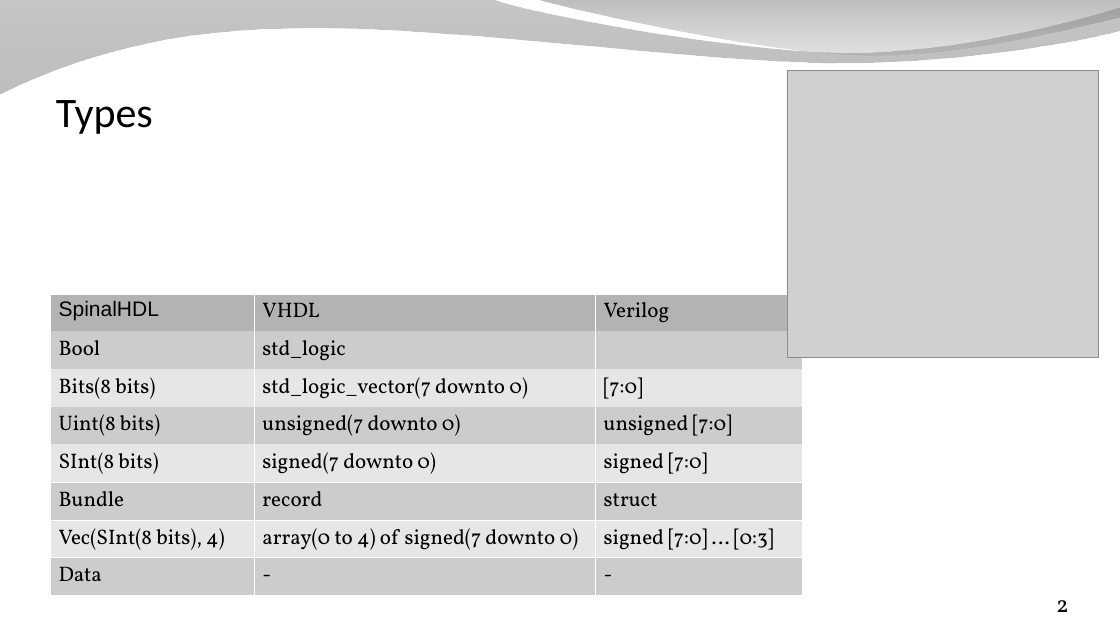
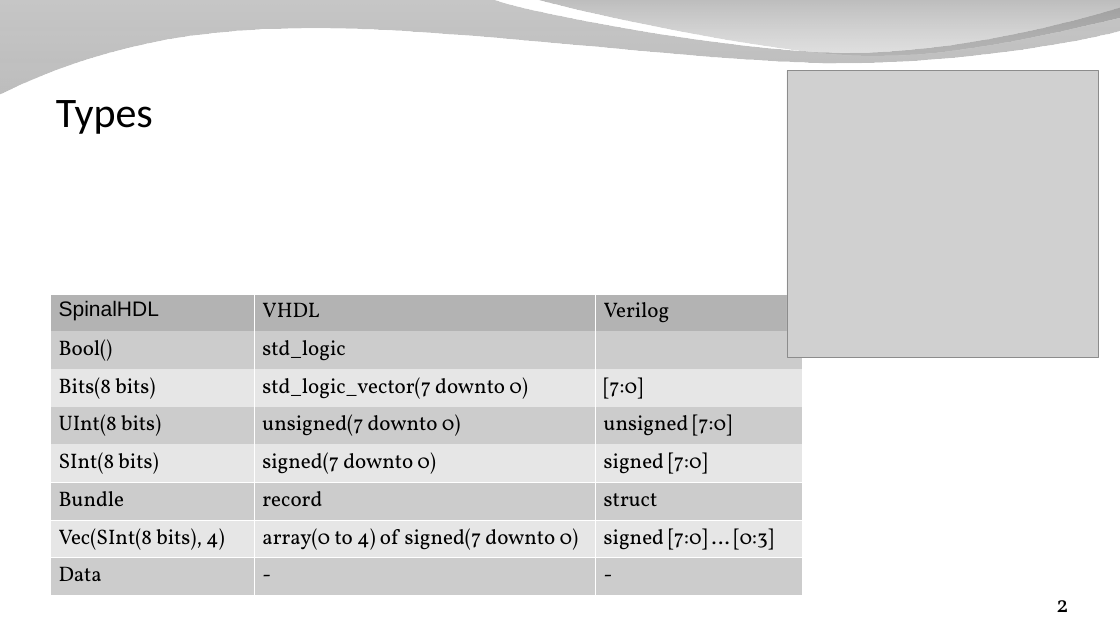
Before and after one commit to SpinalHDL/SpinalDoc, a slide deck: slide 2 of presentation/en/workshop/equivalence.odp. Drawn at 1120x630 pixels with LibreOffice and Linux fonts; fonts in the diff are those of the drawing; grey boxes stand for pictures; background and template pictures are left out. Boxes give left, top, right and bottom in pixels: in the first picture for what was removed or moved away, otherwise in the second. Text is boxed around its words. In the diff, an @@ line names an element or a change of style, - is before the commit and + after.

```diff
--- a/presentation/en/workshop/equivalence.odp
+++ b/presentation/en/workshop/equivalence.odp
@@ table at <box>50,294,802,585</box> @@
-row 2, column 1: Bool
+row 2, column 1: Bool()
-row 4, column 1: Uint(8 bits)
+row 4, column 1: UInt(8 bits)
```
Also in this commit, not shown: 5 other slides changed, 4 slides added, 3 other files.
